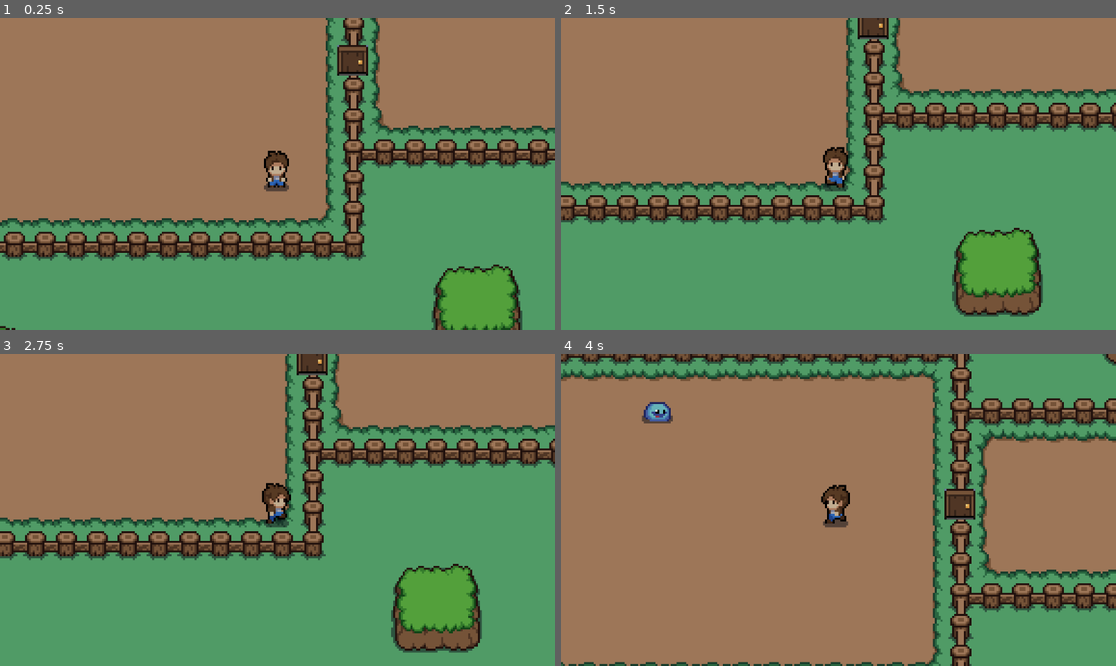
Above: before the commit, frames 1-4 (two rows, left to right).
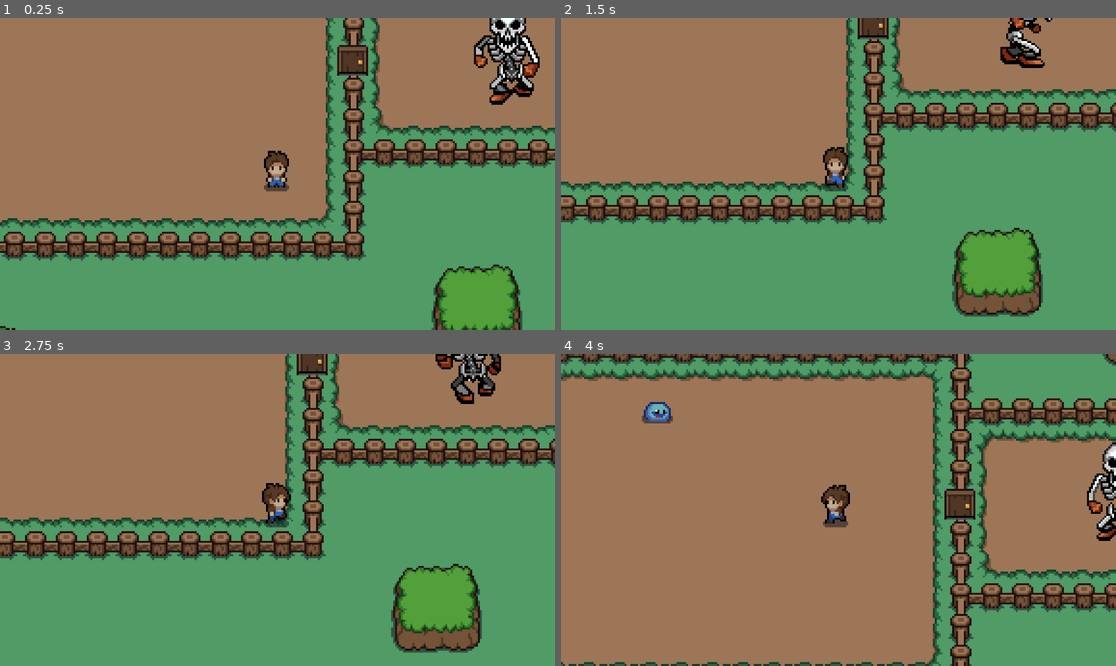
Above: after the commit, the same moments.

Repository: natphaan/calgaryhacks2024-topic3
Game: Godot game, scene res://scenes/world.tscn
Same seed, same stepped clock (60 frames per second), same inputs: the game is played once before the commit and once after it.
Inputs:
- Up to frame 1 (0.25 s): no input
- Up to frame 2 (1.5 s): hold Right (ui_right) 0.53-1.28 s; tap E (attack) at 0.6, 1.35 s; hold Down (ui_down) from 1.28 s (still down)
- Up to frame 3 (2.75 s): release Down (ui_down) at 2.03 s; hold Right (ui_right) from 2.03 s (still down); tap E (attack) at 2.1 s
- Up to frame 4 (4 s): release Right (ui_right) at 2.78 s; hold Up (ui_up) 2.78-3.53 s; tap E (attack) at 2.85, 3.6 s; hold Left (ui_left) from 3.53 s (still down)

The runs differ from the first frame. In frame 1, 2.1% of the frame differs, in the area x 85-98%, y 0-28%; in frame 2, 0.9%; in frame 3, 1.1%; in frame 4, 0.9%.

Commit message:
added skeleton final boss

Diff:
--- a/scenes/world.tscn
+++ b/scenes/world.tscn
@@ -10,6 +10,7 @@
 [ext_resource type="PackedScene" uid="uid://cp8757t5ugbhp" path="res://scenes/player.tscn" id="7_t2faq"]
 [ext_resource type="Texture2D" uid="uid://dj81bl28m6phm" path="res://art/sprites/tilesets/decor_8x8.png" id="8_r7kd8"]
 [ext_resource type="PackedScene" uid="uid://buauhju6yevue" path="res://scenes/slime.tscn" id="10_72m00"]
+[ext_resource type="PackedScene" uid="uid://cadn8kk3h72mm" path="res://skel.tscn" id="11_wyh0v"]
 
 [sub_resource type="TileSetAtlasSource" id="TileSetAtlasSource_eelxr"]
 texture = ExtResource("1_dncqs")
@@ -629,3 +630,6 @@
 
 [node name="Slime2" parent="." instance=ExtResource("10_72m00")]
 position = Vector2(-244, -42)
+
+[node name="CharacterBody2D" parent="." instance=ExtResource("11_wyh0v")]
+position = Vector2(-4, -1)
--- /dev/null
+++ b/skel.gd
@@ -0,0 +1,14 @@
+extends CharacterBody2D
+
+var speed = 200
+var player_chase = false
+var player = null
+var health = 100
+var player_inattack_zone = false
+var can_take_damage = true
+
+func _physics_process(delta):
+	if player_chase:
+		$AnimatedSprite2D.play("walk")
+	else:
+		$AnimatedSprite2D.play("idle")
--- /dev/null
+++ b/skel.tscn
@@ -0,0 +1,96 @@
+[gd_scene load_steps=15 format=3 uid="uid://cadn8kk3h72mm"]
+
+[ext_resource type="Texture2D" uid="uid://dti10y843qvo8" path="res://art/sprites/characters/skel jpg.jpg.png" id="1_081f2"]
+[ext_resource type="Script" path="res://skel.gd" id="1_g3s3i"]
+
+[sub_resource type="AtlasTexture" id="AtlasTexture_k7413"]
+atlas = ExtResource("1_081f2")
+region = Rect2(48, 128, 48, 64)
+
+[sub_resource type="AtlasTexture" id="AtlasTexture_ebhdm"]
+atlas = ExtResource("1_081f2")
+region = Rect2(96, 128, 48, 64)
+
+[sub_resource type="AtlasTexture" id="AtlasTexture_xrpyn"]
+atlas = ExtResource("1_081f2")
+region = Rect2(0, 128, 48, 64)
+
+[sub_resource type="AtlasTexture" id="AtlasTexture_1npod"]
+atlas = ExtResource("1_081f2")
+region = Rect2(48, 0, 48, 64)
+
+[sub_resource type="AtlasTexture" id="AtlasTexture_lf4wf"]
+atlas = ExtResource("1_081f2")
+region = Rect2(96, 0, 48, 64)
+
+[sub_resource type="AtlasTexture" id="AtlasTexture_y0utp"]
+atlas = ExtResource("1_081f2")
+region = Rect2(0, 0, 48, 64)
+
+[sub_resource type="AtlasTexture" id="AtlasTexture_vr65e"]
+atlas = ExtResource("1_081f2")
+region = Rect2(96, 64, 48, 64)
+
+[sub_resource type="AtlasTexture" id="AtlasTexture_edi45"]
+atlas = ExtResource("1_081f2")
+region = Rect2(0, 192, 48, 64)
+
+[sub_resource type="AtlasTexture" id="AtlasTexture_16l33"]
+atlas = ExtResource("1_081f2")
+region = Rect2(0, 64, 48, 64)
+
+[sub_resource type="AtlasTexture" id="AtlasTexture_ooixj"]
+atlas = ExtResource("1_081f2")
+region = Rect2(96, 192, 48, 64)
+
+[sub_resource type="SpriteFrames" id="SpriteFrames_xsqrc"]
+animations = [{
+"frames": [{
+"duration": 1.0,
+"texture": SubResource("AtlasTexture_k7413")
+}, {
+"duration": 1.0,
+"texture": SubResource("AtlasTexture_ebhdm")
+}, {
+"duration": 1.0,
+"texture": SubResource("AtlasTexture_xrpyn")
+}, {
+"duration": 1.0,
+"texture": SubResource("AtlasTexture_1npod")
+}, {
+"duration": 1.0,
+"texture": SubResource("AtlasTexture_lf4wf")
+}, {
+"duration": 1.0,
+"texture": SubResource("AtlasTexture_y0utp")
+}, {
+"duration": 1.0,
+"texture": SubResource("AtlasTexture_vr65e")
+}, {
+"duration": 1.0,
+"texture": SubResource("AtlasTexture_edi45")
+}, {
+"duration": 1.0,
+"texture": SubResource("AtlasTexture_16l33")
+}, {
+"duration": 1.0,
+"texture": SubResource("AtlasTexture_ooixj")
+}],
+"loop": true,
+"name": &"idle",
+"speed": 5.0
+}]
+
+[sub_resource type="CircleShape2D" id="CircleShape2D_lgpc6"]
+radius = 2.0
+
+[node name="CharacterBody2D" type="CharacterBody2D"]
+script = ExtResource("1_g3s3i")
+
+[node name="AnimatedSprite2D" type="AnimatedSprite2D" parent="."]
+sprite_frames = SubResource("SpriteFrames_xsqrc")
+animation = &"idle"
+frame_progress = 0.758027
+
+[node name="CollisionShape2D" type="CollisionShape2D" parent="."]
+shape = SubResource("CircleShape2D_lgpc6")
Not shown, added: art/skeleton.png.import
Binary file added: art/sprites/characters/skel jpg.jpg.png
Not shown, added: art/sprites/characters/skel jpg.jpg.png.import
Not shown: 1 places in scenes/world.tscn that only renumber resources
